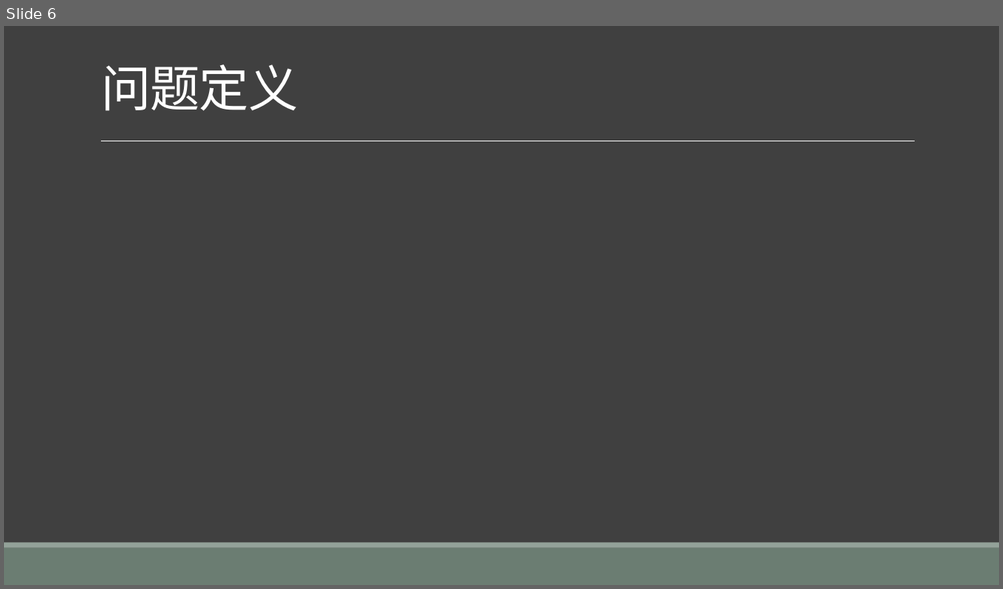
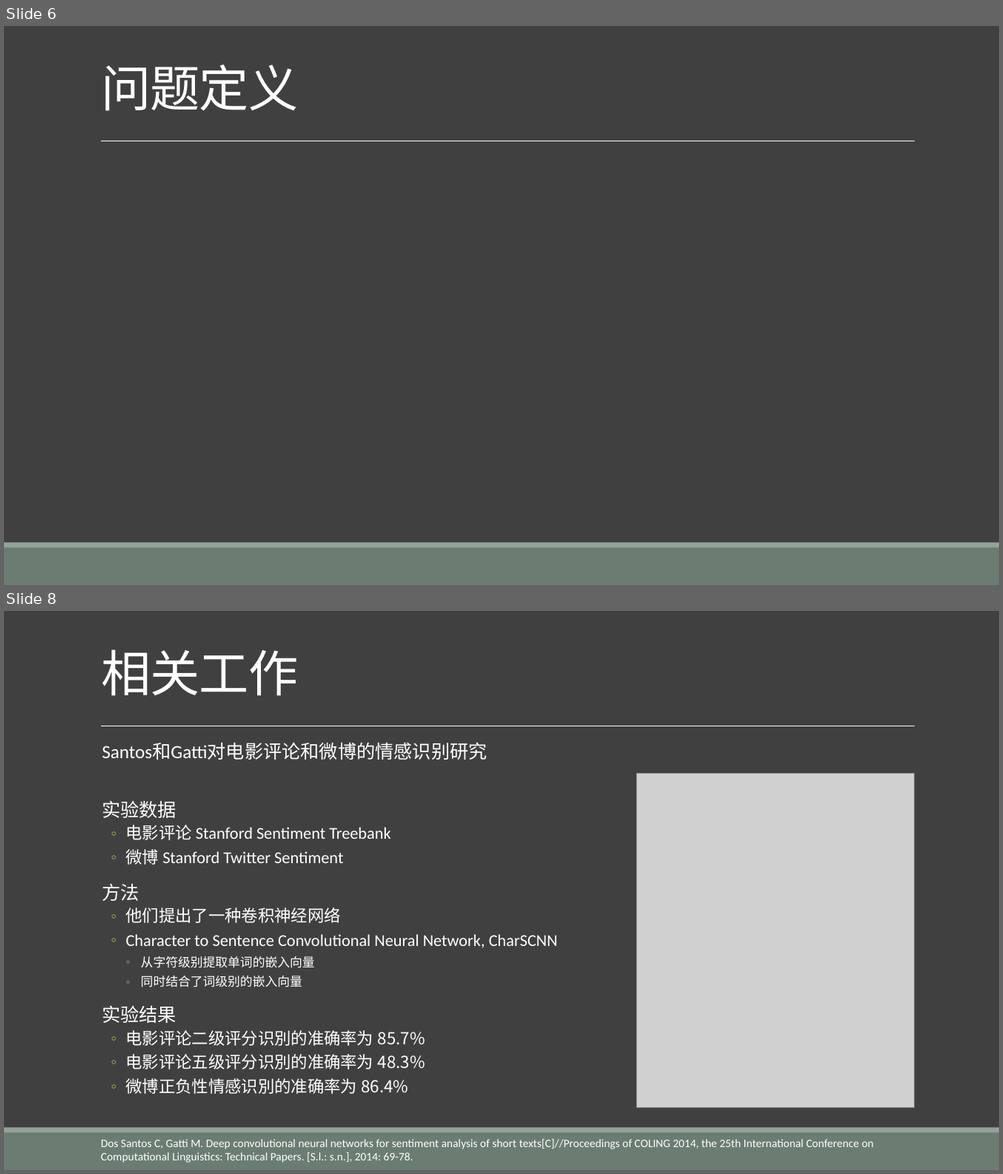
Before and after one commit to liangxh/grad2019, a slide deck: 计研163_梁锡豪_2016211014_基于多步決策的情感识别.pptx. Shown one above the other, each under a label of ours: slide 6 before the commit, slides 6 and 8 after it; the slides between them are not shown. The pictures are 1003x589 and 1003x1174 pixels, drawn with LibreOffice and Linux fonts; fonts in the diff are those of the drawing; grey boxes stand for pictures. Boxes give left, top, right and bottom in pixels: in the first picture for what was removed or moved away, otherwise in the second. Text is boxed around its words. In the diff, an @@ line names an element or a change of style, - is before the commit and + after.

```diff
--- a/计研163_梁锡豪_2016211014_基于多步決策的情感识别.pptx
+++ b/计研163_梁锡豪_2016211014_基于多步決策的情感识别.pptx
@@ slide 8 added at [4, 611, 999, 1170], background #404040; not listed: 3 template elements that a slide beside it also shows @@
@@ title added at [101, 649, 299, 696], 48 pt, text #FFFFFF @@
+相关工作
@@ text added at [102, 743, 558, 1094], 16 pt, text #FFFFFF @@
+  Santos和Gatti对电影评论和微博的情感识别研究
+  实验数据
+  ◦ 电影评论 Stanford Sentiment Treebank
+  ◦ 微博 Stanford Twitter Sentiment
+  方法
+  ◦ 他们提出了一种卷积神经网络
+  ◦ Character to Sentence Convolutional Neural Network, CharSCNN
+    ◦ 从字符级别提取单词的嵌入向量
+    ◦ 同时结合了词级别的嵌入向量
+  实验结果
+  ◦ 电影评论二级评分识別的准确率为 85.7%
+  ◦ 电影评论五级评分识別的准确率为 48.3%
+  ◦ 微博正负性情感识別的准确率为 86.4%
@@ picture added at [637, 774, 914, 1108] @@
@@ text added at [101, 1139, 874, 1163], 11 pt, text #FFFFFF @@
+Dos Santos C, Gatti M. Deep convolutional neural networks for sentiment analysis of short texts[C]//Proceedings of COLING 2014, the 25th International Conference on Computational Linguistics: Technical Papers. [S.l.: s.n.], 2014: 69-78.
```
Also in this commit, not shown: 6 slides changed, 9 other slides added, 2 slides removed, 4 other files.
